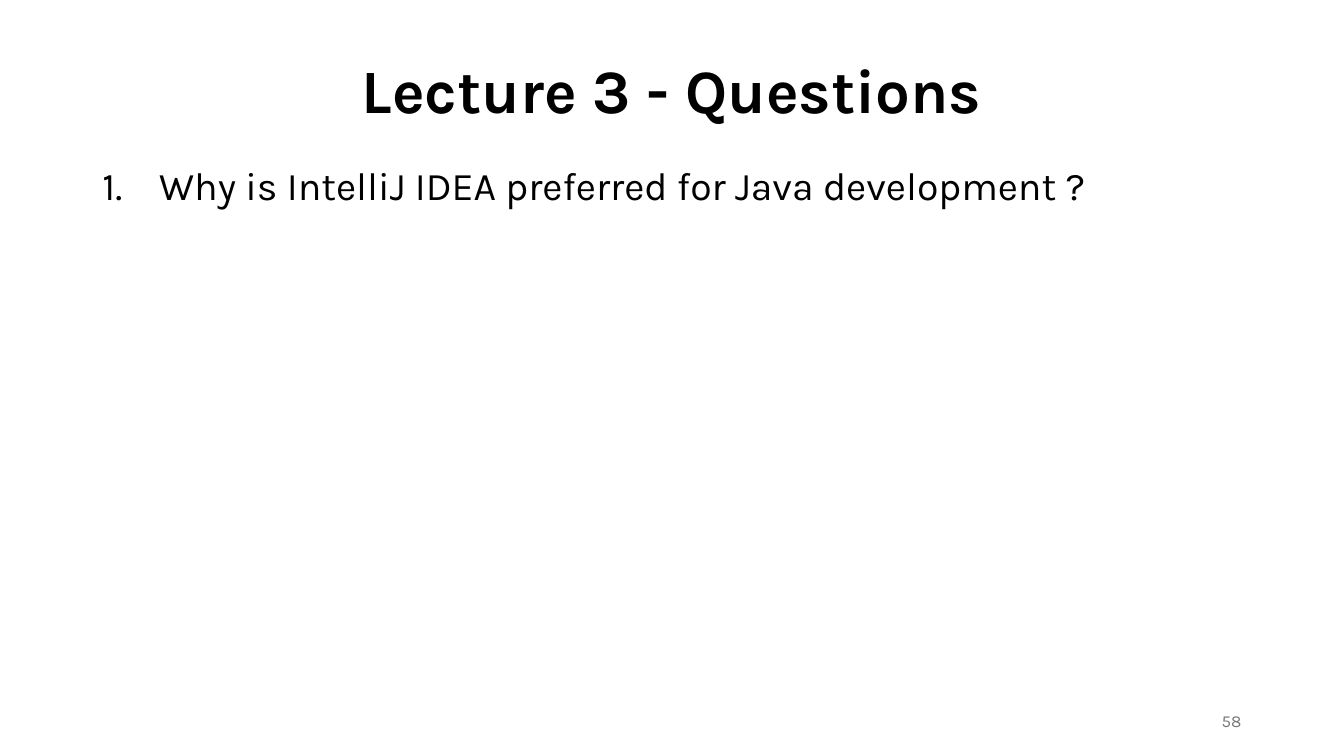
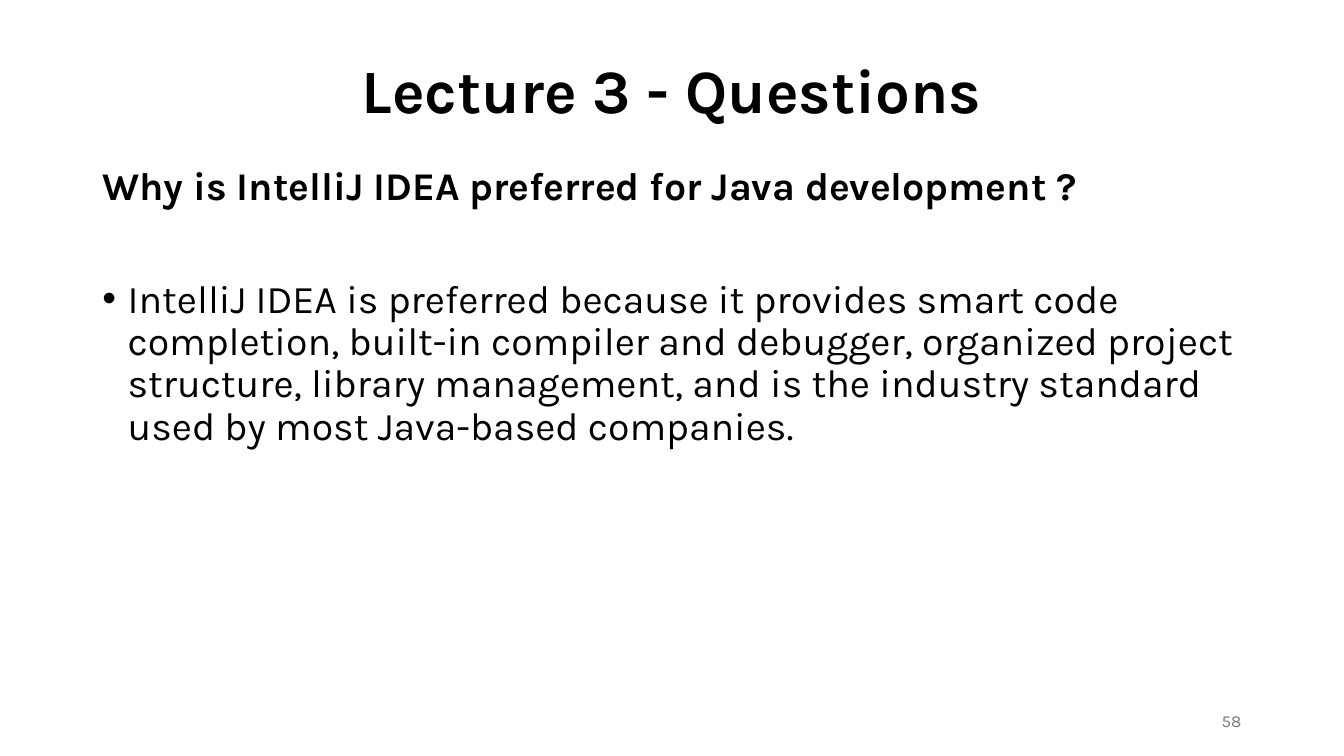
Before and after one commit to shubham-singh-12/Notes, a slide deck: slide 58 of Java with DSA.pptx. Drawn at 1344x756 pixels with LibreOffice and Linux fonts; fonts in the diff are those of the drawing. Boxes give left, top, right and bottom in pixels: in the first picture for what was removed or moved away, otherwise in the second. Text is boxed around its words. In the diff, an @@ line names an element or a change of style, - is before the commit and + after.

```diff
--- a/Java with DSA.pptx
+++ b/Java with DSA.pptx
@@ text at (x1=102, y1=172, x2=1046, y2=210): bold on in "Why is IntelliJ IDEA preferred for Java ..."; bullet 1. to none @@
@@ text at (x1=128, y1=286, x2=1233, y2=450): paragraph added @@
+• IntelliJ IDEA is preferred because it provides smart code completion, built-in compiler and debugger, organized project structure, library management, and is the industry standard used by most Java-based companies.
```
Also in this commit, not shown: 12 other slides changed, 97 slides added.
